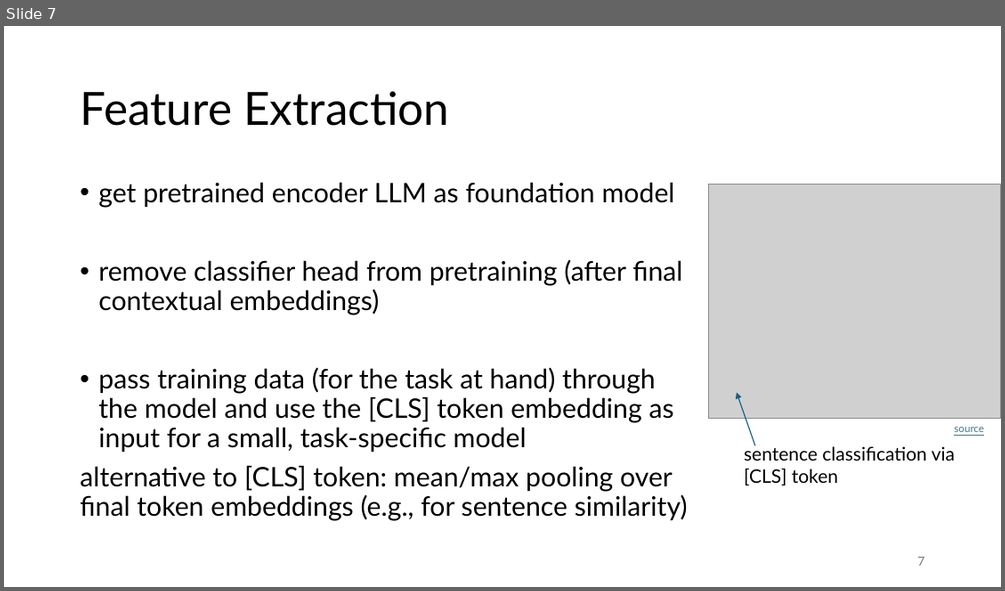
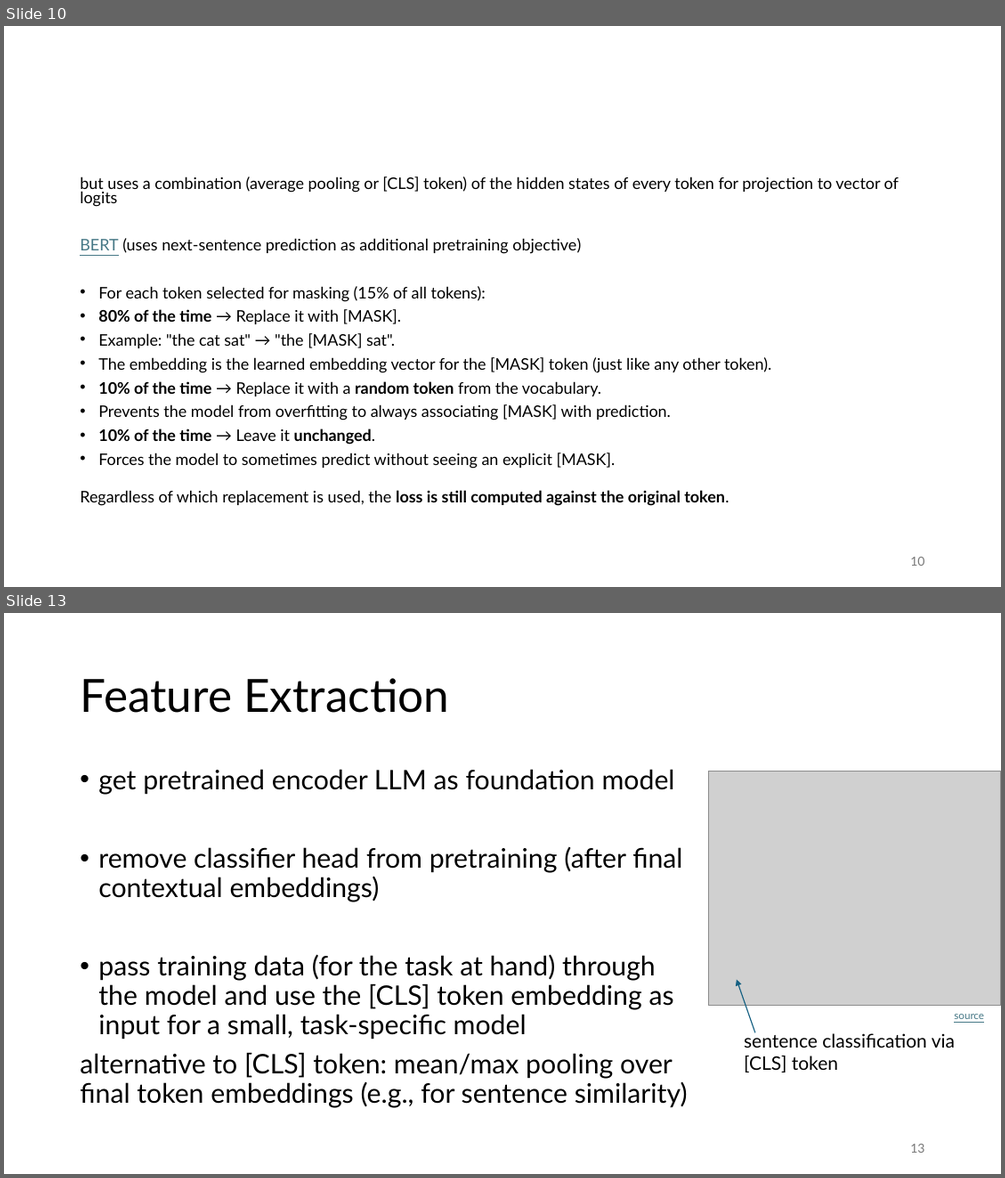
Before and after one commit to FelixWick/language_models, a slide deck: slides/5_finetuning.pptx. Shown one above the other, each under a label of ours: slide 7 before the commit, slides 10 and 13 after it; the slides between them are not shown. The pictures are 1005x591 and 1005x1178 pixels, drawn with LibreOffice and Linux fonts; fonts in the diff are those of the drawing; grey boxes stand for pictures. Boxes give left, top, right and bottom in pixels: in the first picture for what was removed or moved away, otherwise in the second. Text is boxed around its words. In the diff, an @@ line names an element or a change of style, - is before the commit and + after.

```diff
--- a/slides/5_finetuning.pptx
+++ b/slides/5_finetuning.pptx
@@ slide 10 added at (4, 26, 1001, 587), background #FFFFFF @@
@@ text added at (80, 176, 898, 506), 15.4 pt, text #000000 @@
+but uses a combination (average pooling or [CLS] token) of the hidden states of every token for projection to vector of logits
+BERT (uses next-sentence prediction as additional pretraining objective)
+• For each token selected for masking (15% of all tokens):
+• 80% of the time → Replace it with [MASK].
+• Example: "the cat sat" → "the [MASK] sat".
+• The embedding is the learned embedding vector for the [MASK] token (just like any other token).
+• 10% of the time → Replace it with a random token from the vocabulary.
+• Prevents the model from overfitting to always associating [MASK] with prediction.
+• 10% of the time → Leave it unchanged.
+• Forces the model to sometimes predict without seeing an explicit [MASK].
+Regardless of which replacement is used, the loss is still computed against the original token.
@@ page number added at (910, 556, 924, 565), 12 pt, text #797979 @@
+10
@@ what was slide 7 is now slide 13 @@
@@ page number at (910, 1143, 924, 1152): text changed @@
-7
+13
```
Also in this commit, not shown: 3 slides changed, 15 other slides added, 5 other files.
